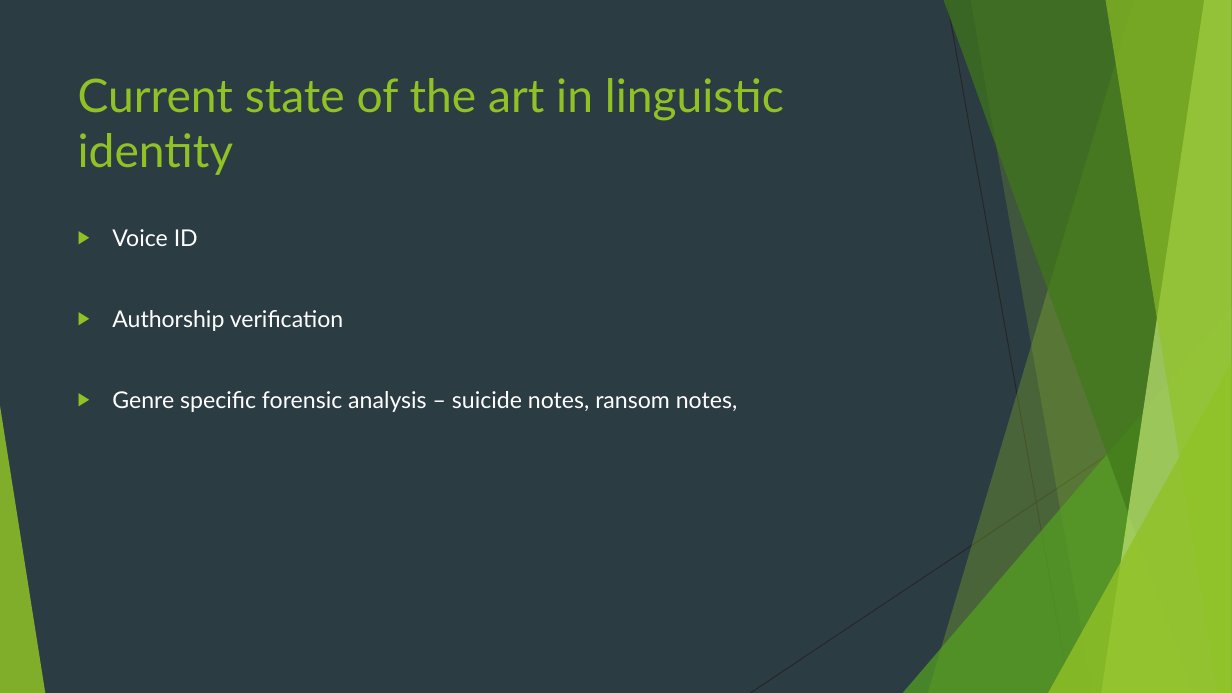
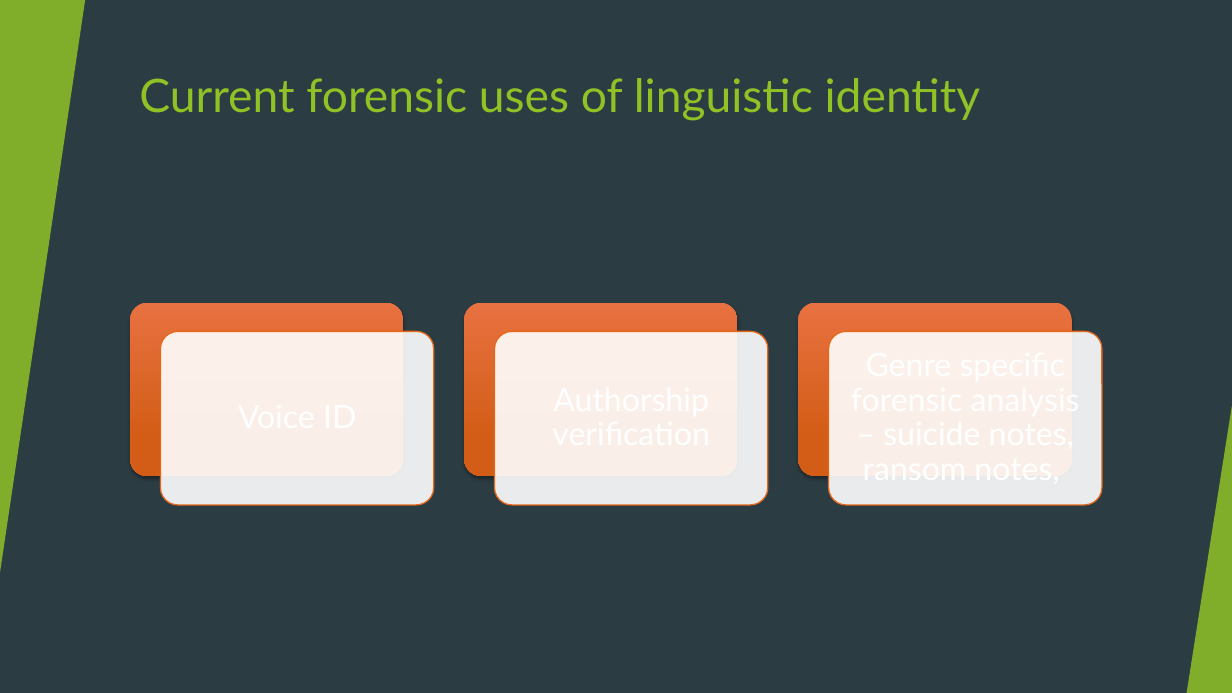
Before and after one commit to krownniuqjk/Lectures, a slide deck: slide 38 of Short Course in Linguistics Wk 5.pptx (slide 33 before the commit). Drawn at 1232x693 pixels with LibreOffice and Linux fonts; fonts in the diff are those of the drawing. Boxes give left, top, right and bottom in pixels: in the first picture for what was removed or moved away, otherwise in the second. Text is boxed around its words. In the diff, an @@ line names an element or a change of style, - is before the commit and + after.

```diff
--- a/Short Course in Linguistics Wk 5.pptx
+++ b/Short Course in Linguistics Wk 5.pptx
@@ rectangle added at (x1=0, y1=0, x2=1232, y2=693), fill #2C3C43 @@
@@ triangle added at (x1=0, y1=0, x2=85, y2=573), fill #90C226 at 85% opacity @@
@@ title at (x1=139, y1=78, x2=981, y2=121): text changed @@
-Current state of the art in linguistic identity
+Current forensic uses of linguistic identity
@@ text removed at (x1=112, y1=229, x2=737, y2=412) @@
-▶ Voice ID
-▶ Authorship verification
-▶ Genre specific forensic analysis – suicide notes, ransom notes,
@@ group added at (x1=130, y1=302, x2=1103, y2=506): 6 rounded rectangles @@
@@ triangle added at (x1=1187, y1=406, x2=1232, y2=693), fill #90C226 at 85% opacity @@
```
Also in this commit, not shown: 5 slides added, 1 slide removed.
